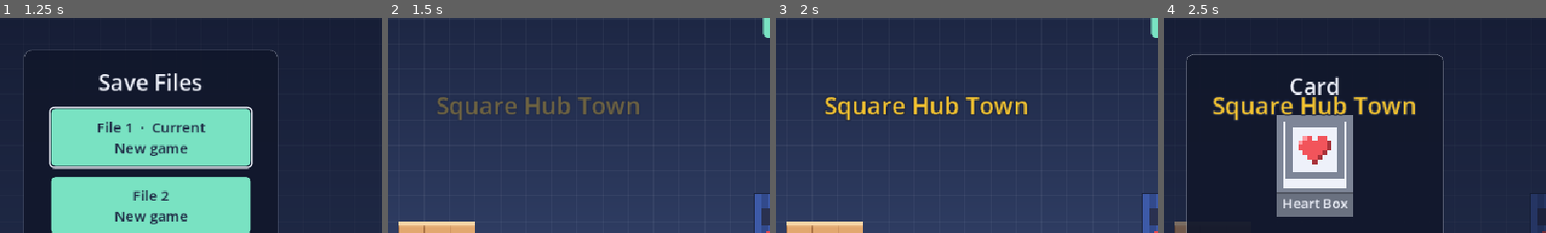
Above: before the commit, frames 1-4 (left to right).
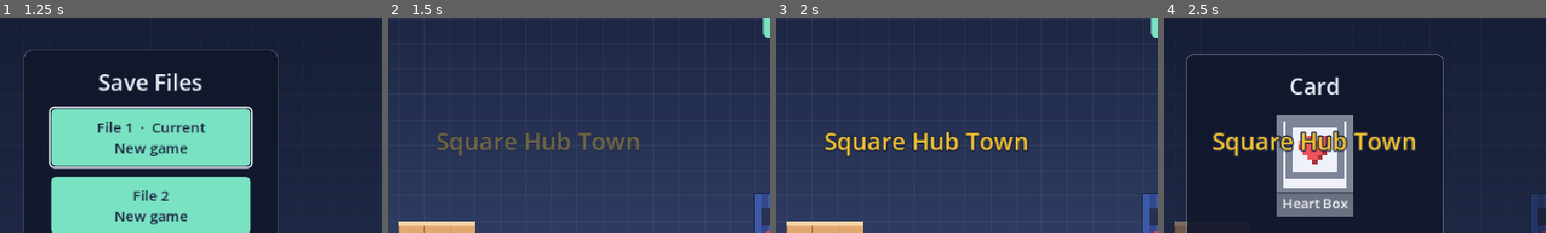
Above: after the commit, the same moments.

Repository: Wut-Lab/Gdtest
Game: Godot game, scene res://scenes/main.tscn
Two runs of this game, one before a commit and one after it. Both use one fixed random seed, a clock stepped at 60 frames per second and the inputs below.
Inputs (mouse positions are % of the whole screen's width and height, from its top left):
- Up to frame 1 (1.25 s): click "Play" at 0.5 s
- Up to frame 2 (1.5 s): click "File 1 · Current New game" at 1.25 s
- Up to frame 3 (2 s): no input
- Up to frame 4 (2.5 s): click (3, 26) at 2.02 s
The pictures show only the part of the screen within x 30-80%, y 6-56%; the shares and areas given below are measured in that part.

Frame 1 is identical in both runs. In frame 2, 3.2% of the frame differs, in the area x 13-66%, y 36-65%; in frame 3, 3.9%; in frame 4, 4.8%, in the area x 12-66%, y 36-65%.

Commit message:
Polish: banner below the HUD cards, outlined stats, Talk to after Paul's shop
Co-Authored-By: Claude Opus 5.5 <noreply@anthropic.com>
Claude-Session: https://claude.ai/code/session_013BExeNvw9cRKcGMw9Cx8kr

Diff:
--- a/scripts/hud.gd
+++ b/scripts/hud.gd
@@ -66,6 +66,10 @@
 	pixel_counter.alignment = BoxContainer.ALIGNMENT_END
 	add_child(pixel_counter)
 	move_child(pixel_counter, 0)   # under the menus
+	# A dark outline on the stats so they stay readable over sand-coloured walls.
+	for l: Label in [time_label, falls_label, seed_label]:
+		l.add_theme_color_override("font_outline_color", Color("1b2440"))
+		l.add_theme_constant_override("outline_size", 5)
 	# The equipped cards, small, under the timer. Tap one to see it (pauses the game).
 	cards_label.hide()
 	card_row = HBoxContainer.new()
@@ -215,7 +219,7 @@
 	l.set_anchors_and_offsets_preset(Control.PRESET_CENTER_TOP)
 	l.offset_left = -260
 	l.offset_right = 260
-	l.offset_top = 120
+	l.offset_top = 165   # below the HUD cards, so it never covers them on a narrow screen
 	l.add_theme_font_size_override("font_size", 30)
 	l.add_theme_color_override("font_color", Color("f2c230"))
 	l.add_theme_color_override("font_outline_color", Color("1b2440"))
--- a/scripts/main.gd
+++ b/scripts/main.gd
@@ -352,7 +352,8 @@
 	hud.set_pixels(CardCollection.pixels)
 	$TouchControls.show()
 	hud.pause_button.show()
-	hud.show_enter(TownDoor.NAMES[_near_door] if _near_door != "" else "")
+	hud.show_enter(TownDoor.NAMES[_near_door] if _near_door != "" else "",
+		"Talk to" if _near_door in TownDoor.PEOPLE else "Enter")
 
 
 func new_run() -> void:
